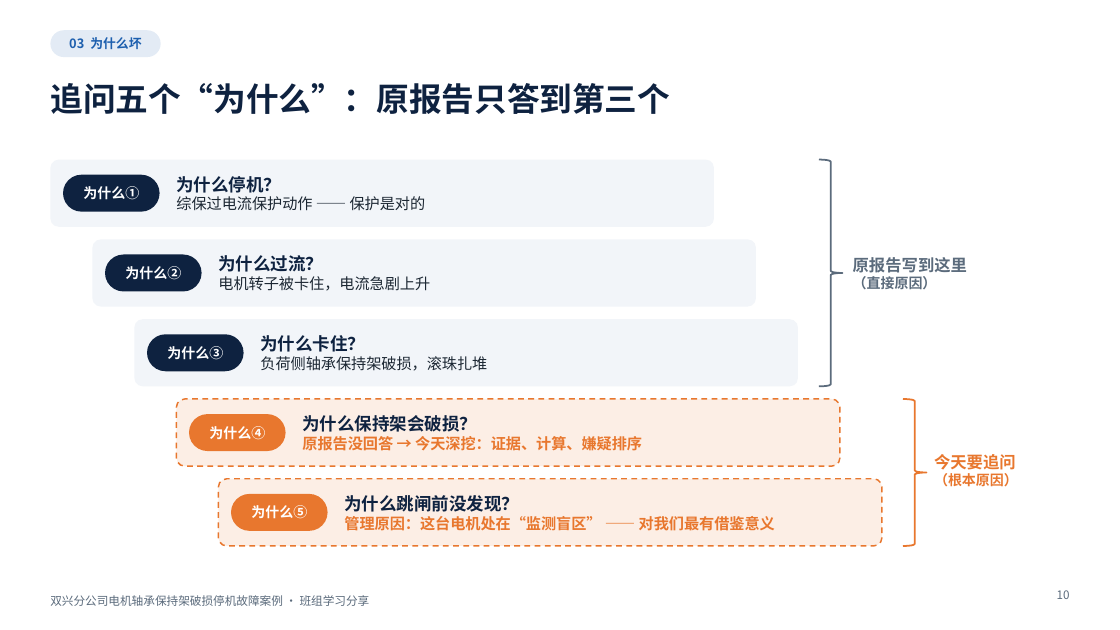
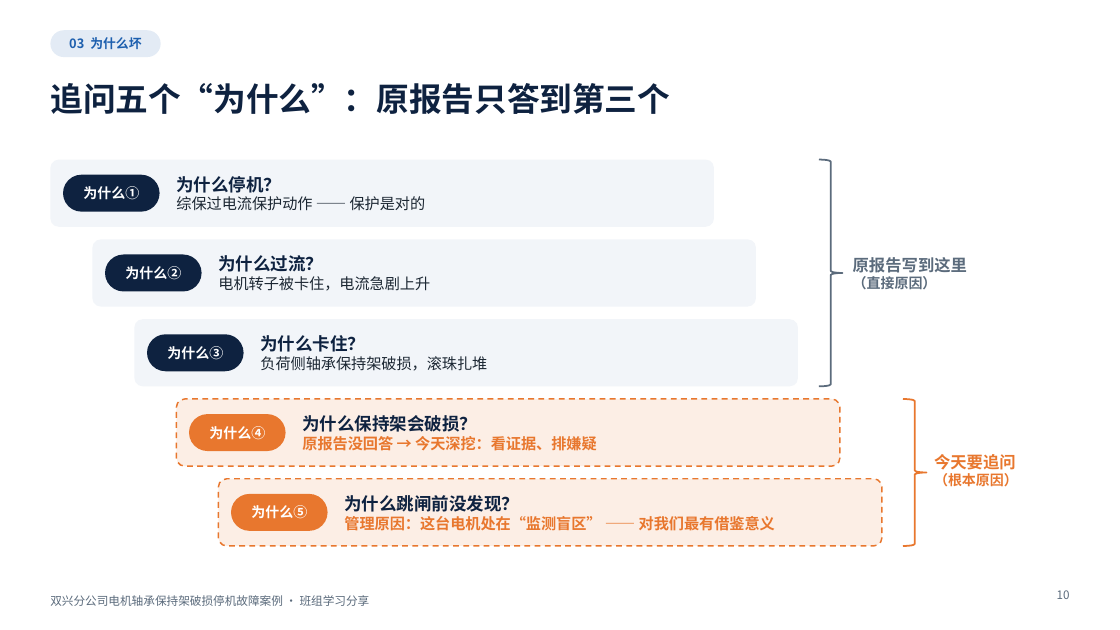
Before and after one commit to tdhvfrtz2r-netizen/YUGAFU, a slide deck: slide 10 of bearing_case_v2/out/bearing_case_v2.pptx. Drawn at 1120x630 pixels with LibreOffice and Linux fonts; fonts in the diff are those of the drawing; background and template pictures are left out. Boxes give left, top, right and bottom in pixels: in the first picture for what was removed or moved away, otherwise in the second. Text is boxed around its words. In the diff, an @@ line names an element or a change of style, - is before the commit and + after.

```diff
--- a/bearing_case_v2/out/bearing_case_v2.pptx
+++ b/bearing_case_v2/out/bearing_case_v2.pptx
@@ text at bbox=[302, 436, 597, 451]: text changed @@
-原报告没回答 → 今天深挖：证据、计算、嫌疑排序
+原报告没回答 → 今天深挖：看证据、排嫌疑
```
Also in this commit, not shown: 5 other slides changed, 2 slides removed, 8 other files.
